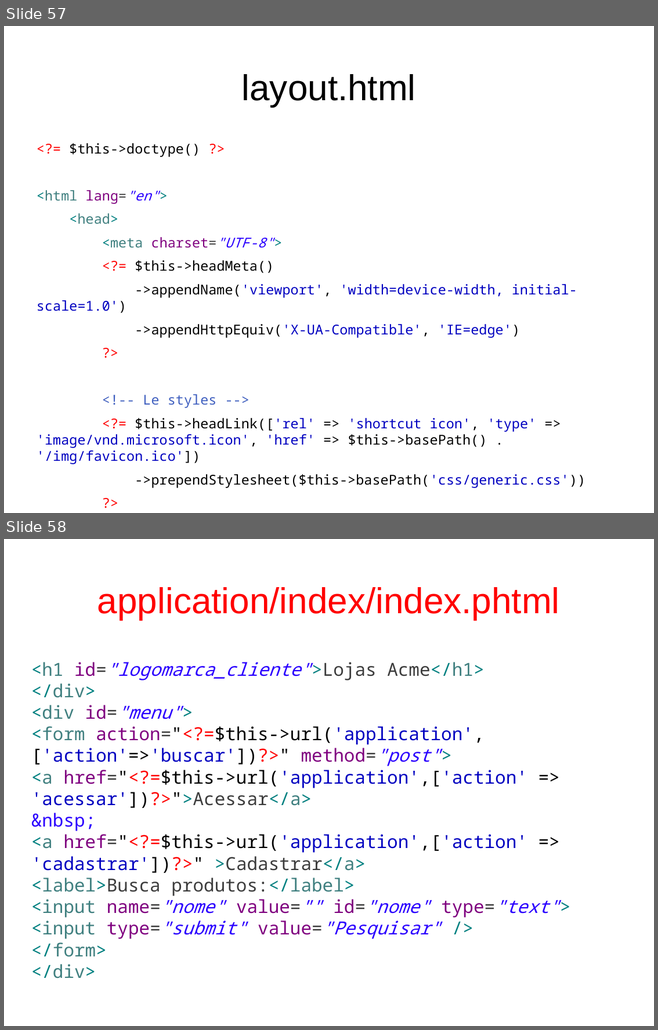
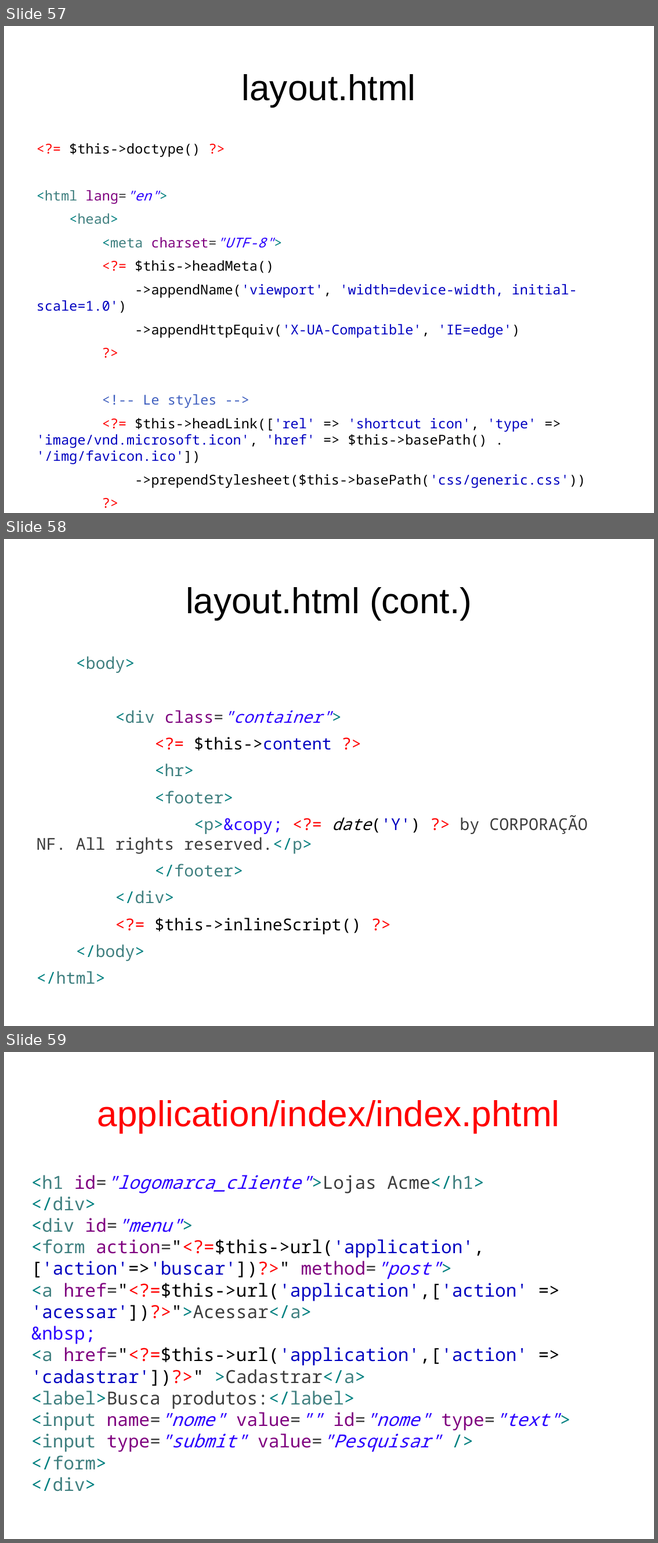
Before and after one commit to fgsl/lojasacme, a slide deck: docs/tutorial.odp. Shown one above the other, each under a label of ours: slides 57 and 58 before the commit, slides 57, 58 and 59 after it. The pictures are 658x1030 and 658x1543 pixels, drawn with LibreOffice and Linux fonts; fonts in the diff are those of the drawing. Boxes give left, top, right and bottom in pixels: in the first picture for what was removed or moved away, otherwise in the second. Text is boxed around its words. In the diff, an @@ line names an element or a change of style, - is before the commit and + after.

```diff
--- a/docs/tutorial.odp
+++ b/docs/tutorial.odp
@@ slide 58 added at bbox=[4, 539, 654, 1026], background #FFFFFF @@
@@ title added at bbox=[186, 587, 471, 620], 44 pt, text #000000 @@
+layout.html (cont.)
@@ text added at bbox=[36, 656, 587, 984], 20 pt, text #3F7F7F @@
+<body>
+<div class="container">
+<?= $this->content ?>
+<hr>
+<footer>
+<p>&copy; <?= date('Y') ?> by CORPORAÇÃO NF. All rights reserved.</p>
+</footer>
+</div>
+<?= $this->inlineScript() ?>
+</body>
+</html>
@@ what was slide 58 is now slide 59 @@
```
Also in this commit, not shown: 1 slide changed, 2 slides removed, 1 other file.
